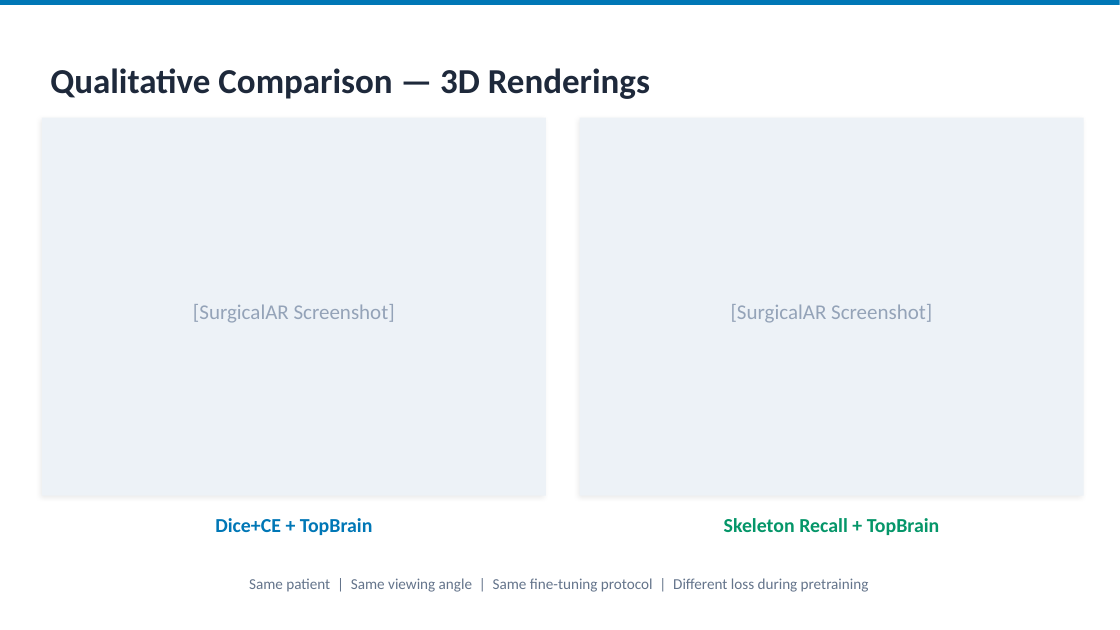
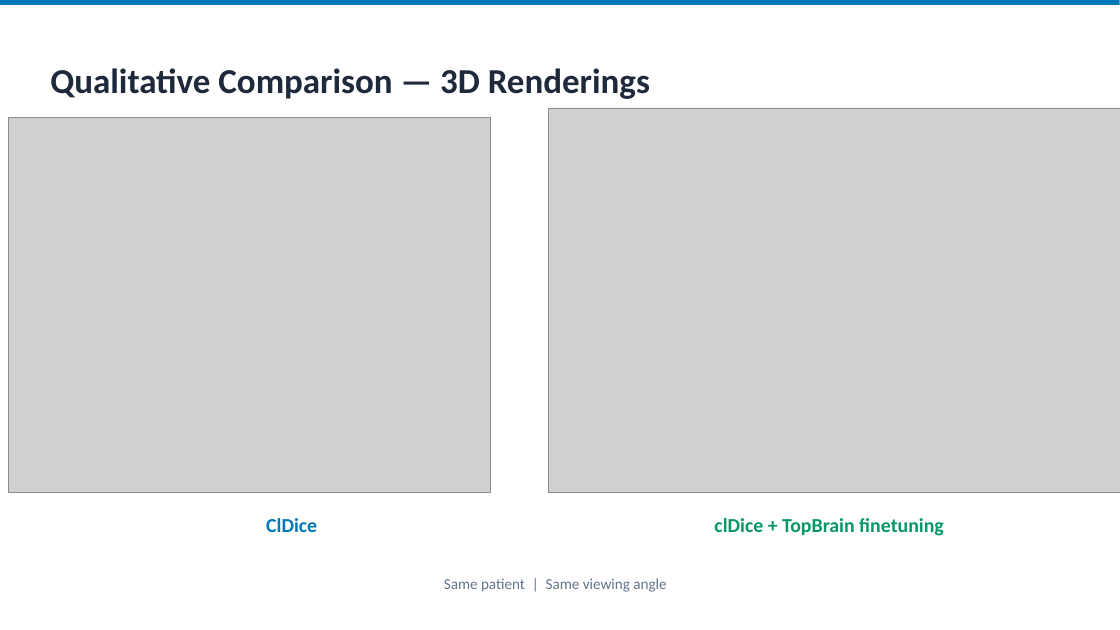
Before and after one commit to SamihAmer/Deep-Learning-for-Computer-Vision, a slide deck: slide 18 of vessel_seg_v2/CTA Seg V2/report/Deep Learning for Vessel Segmentation in Cerebral CTA FINAL.pptx. Drawn at 1120x630 pixels with LibreOffice and Linux fonts; fonts in the diff are those of the drawing; grey boxes stand for pictures. Boxes give left, top, right and bottom in pixels: in the first picture for what was removed or moved away, otherwise in the second. Text is boxed around its words. In the diff, an @@ line names an element or a change of style, - is before the commit and + after.

```diff
--- a/vessel_seg_v2/CTA Seg V2/report/Deep Learning for Vessel Segmentation in Cerebral CTA FINAL.pptx
+++ b/vessel_seg_v2/CTA Seg V2/report/Deep Learning for Vessel Segmentation in Cerebral CTA FINAL.pptx
@@ picture added at [8, 118, 491, 492] @@
@@ rectangle removed at [42, 118, 546, 496] @@
@@ picture added at [549, 108, 1120, 493] @@
@@ rectangle removed at [580, 118, 1084, 496] @@
@@ text removed at [193, 304, 395, 323] @@
-[SurgicalAR Screenshot]
@@ text removed at [731, 304, 932, 323] @@
-[SurgicalAR Screenshot]
@@ text at [266, 518, 317, 532]: text changed @@
-Dice+CE + TopBrain
+ClDice
@@ text at [714, 518, 944, 536]: text changed @@
-Skeleton Recall + TopBrain
+clDice + TopBrain finetuning
@@ text at [444, 578, 666, 592]: text changed @@
-Same patient | Same viewing angle | Same fine-tuning protocol | Different loss during pretraining
+Same patient | Same viewing angle
```
Also in this commit, not shown: 31 other files.
